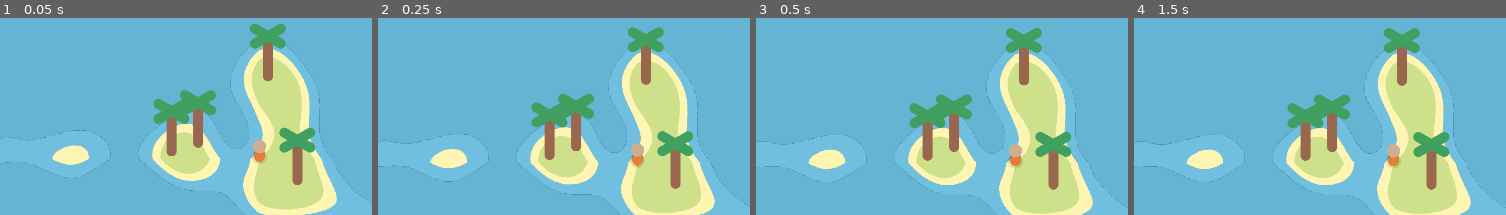
Above: before the commit, frames 1-4 (left to right).
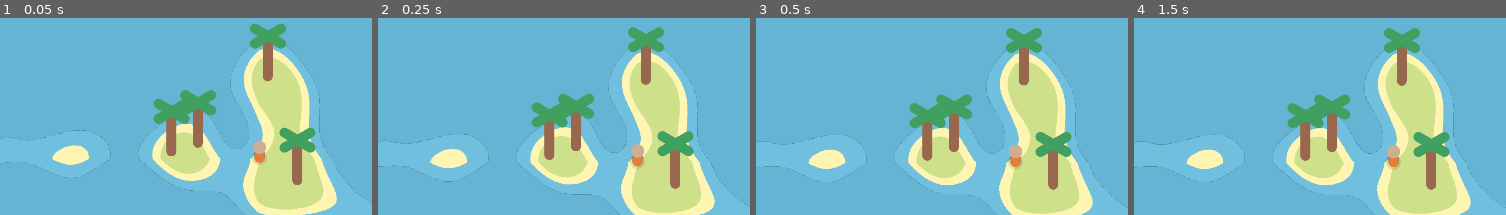
Above: after the commit, the same moments.

Repository: illogicalapple/archipelinaut
Game: Godot game, scene res://scenes/Main.tscn
Two runs of this game, one before a commit and one after it. Both use one fixed random seed, a clock stepped at 60 frames per second and the inputs below.
Inputs:
- Up to frame 1 (0.05 s): no input
- Up to frame 2 (0.25 s): no input
- Up to frame 3 (0.5 s): no input
- Up to frame 4 (1.5 s): click "123" at 0.5 s; click "123" at 1.25 s
The pictures show only the part of the screen within x 15-65%, y 15-65%; the shares and areas given below are measured in that part.

The runs differ from the first frame. In frame 1, 0.3% of the frame differs, in the area x 44-85%, y 4-85%; in frame 2, 0.3%, in the area x 41-85%, y 5-86%; in frame 3, 0.3%; in frame 4, 0.3%.

Commit message:
poisson sampling
that doesn't work

Diff:
--- a/global.gd
+++ b/autoload/global.gd
@@ -1,6 +1,6 @@
 extends Node
 
-var item_scene = preload("objects/item.tscn")
+var item_scene = preload("../objects/item.tscn")
 var air = {
 	"type": "air",
 	"amount": 1
--- /dev/null
+++ b/autoload/poisson.gd
@@ -0,0 +1,43 @@
+extends Node
+
+func generate(radius: float, region_size: Vector2, rng: RandomNumberGenerator, limit: int = 20):
+	var cell_size: float = radius / 1.41421
+	var grid := []
+	var points := []
+	var spawn_points := []
+	spawn_points.append(region_size / 2)
+	for i in range(ceil(region_size.x / cell_size)):
+		grid.append([])
+		for j in range(ceil(region_size.y / cell_size)):
+			grid[i].append(0)
+	while len(spawn_points) > 0:
+		var spawn_index: int = rng.randi_range(0, len(spawn_points) - 1)
+		var spawn_center: Vector2 = spawn_points[spawn_index]
+		var accepted: bool = false
+		for i in range(limit):
+			var angle: float = rng.randf() * 6.28319
+			var direction: Vector2 = Vector2(sin(angle), cos(angle))
+			var candidate: Vector2 = spawn_center + direction * rng.randf_range(radius, 2 * radius)
+			if is_valid(candidate, region_size, cell_size, radius, points, grid):
+				points.append(candidate)
+				spawn_points.append(candidate)
+				grid[floor(candidate.x / cell_size)][floor(candidate.y / cell_size)] = len(points)
+				accepted = true
+				break
+		if not accepted:
+			spawn_points.remove_at(spawn_index)
+	return points
+
+func is_valid(candidate: Vector2, region_size: Vector2, cell_size: float, radius: float, points: Array, grid: Array):
+	if candidate.x >= 0 and candidate.x < region_size.x and candidate.y >= 0 and candidate.y < region_size.y:
+		var cell: Vector2i = Vector2i(candidate / cell_size)
+		var search_start: Vector2i = Vector2i(max(0, cell.x - 2), max(0, cell.y - 2))
+		var search_end: Vector2i = Vector2i(min(cell.x + 2, len(grid) - 1), min(cell.y + 2, len(grid[0]) - 1))
+		for x in range(search_start.x, search_end.x):
+			for y in range(search_start.y, search_end.y):
+				var point_index: int = grid[x][y] - 1
+				if point_index != -1:
+					var square_distance: float = candidate.distance_squared_to(points[point_index])
+					if square_distance < radius * radius:
+						return false
+		return true
--- a/objects/item.gd
+++ b/objects/item.gd
@@ -3,7 +3,7 @@
 @export var item = "log"
 @export var amount = 1
 
-func _on_body_entered(body):
+func _on_body_entered(_body):
 	if global.pick_up(item, amount):
 		queue_free()
 
--- a/objects/tree/tree.svg
+++ b/objects/tree/tree.svg
@@ -1,5 +1,4 @@
-<svg width="96" height="139" viewBox="0 0 96 139" fill="none" xmlns="http://www.w3.org/2000/svg">
-<line x1="48" y1="127" x2="48" y2="31" stroke="#98674D" stroke-width="24" stroke-linecap="round"/>
-<line x1="16.3923" y1="48.6077" x2="78.7461" y2="12.6077" stroke="#40A060" stroke-width="24" stroke-linecap="round"/>
-<line x1="16.3923" y1="12.6077" x2="78.7461" y2="48.6077" stroke="#40A060" stroke-width="24" stroke-linecap="round"/>
+<svg width="87" height="139" viewBox="0 0 87 139" fill="none" xmlns="http://www.w3.org/2000/svg">
+<line x1="43" y1="127" x2="43" y2="31" stroke="#98674D" stroke-width="24" stroke-linecap="round"/>
+<path fill-rule="evenodd" clip-rule="evenodd" d="M18.3923 2.21541C12.6528 -1.0983 5.3137 0.868205 1.99999 6.60772C-1.31372 12.3472 0.652781 19.6863 6.39229 23L19.5692 30.6077L6.39229 38.2154C0.652781 41.5291 -1.31372 48.8682 1.99999 54.6077C5.3137 60.3472 12.6528 62.3137 18.3923 59L43.5692 44.4641L68.7461 59C74.4856 62.3137 81.8247 60.3472 85.1384 54.6077C88.4521 48.8682 86.4856 41.5291 80.7461 38.2154L67.5692 30.6077L80.7461 23C86.4856 19.6863 88.4521 12.3472 85.1384 6.60772C81.8247 0.868207 74.4856 -1.0983 68.7461 2.21541L43.5692 16.7513L18.3923 2.21541Z" fill="#40A060"/>
 </svg>
--- a/objects/tree/tree.tscn
+++ b/objects/tree/tree.tscn
@@ -14,6 +14,7 @@
 height = 92.55
 
 [node name="Tree" type="Area2D"]
+position = Vector2(0, -3)
 collision_layer = 8
 collision_mask = 0
 script = ExtResource("1_1c5pm")
--- a/player/Player.tscn
+++ b/player/Player.tscn
@@ -19,6 +19,7 @@
 land_texture = ExtResource("1")
 
 [node name="Sprite" type="Sprite2D" parent="."]
+position = Vector2(0, 2)
 texture = ExtResource("1")
 
 [node name="CollisionShape2D" type="CollisionShape2D" parent="."]
@@ -27,6 +28,7 @@
 shape = SubResource("1")
 
 [node name="Hurtbox" type="Area2D" parent="."]
+position = Vector2(0, 2)
 collision_layer = 4
 
 [node name="CollisionShape2D" type="CollisionShape2D" parent="Hurtbox"]
--- a/project.godot
+++ b/project.godot
@@ -17,14 +17,15 @@
 
 [autoload]
 
-global="*res://global.gd"
+global="*res://autoload/global.gd"
+poisson="*res://autoload/poisson.gd"
 
 [display]
 
 window/size/viewport_width=1920
 window/size/viewport_height=1080
 window/size/mode=3
-window/vsync/vsync_mode=0
+window/vsync/vsync_mode=2
 window/size/width=1920
 window/size/height=1080
 window/size/fullscreen=true
--- /dev/null
+++ b/scenes/poisson_TESTING.gd
@@ -0,0 +1,10 @@
+extends Node
+
+func _ready():
+	var screen_size = get_viewport().get_visible_rect().size
+	var rng = RandomNumberGenerator.new()
+	rng.randomize()
+	var points = poisson.generate(100, screen_size / 2, rng, 30)
+	for point in points:
+		global.drop("log", 1, point)
+	print(screen_size)
--- /dev/null
+++ b/scenes/poisson_TESTING.tscn
@@ -0,0 +1,9 @@
+[gd_scene load_steps=2 format=3 uid="uid://8ykoobxh7vm1"]
+
+[ext_resource type="Script" path="res://scenes/poisson_TESTING.gd" id="1_e06ms"]
+
+[node name="Root" type="Node"]
+script = ExtResource("1_e06ms")
+
+[node name="Things" type="Node2D" parent="."]
+position = Vector2(520, 256)
--- a/ui/GUI.gd
+++ b/ui/GUI.gd
@@ -1,6 +1,6 @@
 extends CanvasLayer
 
-var elapsed_time: float = 0
+var elapsead_time: float = 0
 var outer_done: bool = false
 var anim_done: bool = false
 var characters: int = 0
--- a/ui/inventory/hotbar_slot.gd
+++ b/ui/inventory/hotbar_slot.gd
@@ -34,22 +34,13 @@
 
 func _process(_delta):
 	item = global.inventory[id].type
-	$About/Name.text = global.inventory[id].type
 	if not item_moving:
 		if global.inventory[id].type == "air":
 			$Amount.hide()
 		else:
 			$Amount.show()
 			$Amount.text = str(global.inventory[id].amount)
-	if $About.visible:
-		$About.position = get_local_mouse_position()
 
 func set_item_moving(new_item_moving):
 	if new_item_moving: inventory.id_moving = id
 	item_moving = new_item_moving
-
-func _on_mouse_entered():
-	if not item == "air": $About.show()
-
-func _on_mouse_exited():
-	$About.hide()
--- a/ui/inventory/hotbar_slot.tscn
+++ b/ui/inventory/hotbar_slot.tscn
@@ -1,18 +1,9 @@
-[gd_scene load_steps=7 format=3 uid="uid://c3sk6lwmmxpa"]
+[gd_scene load_steps=5 format=3 uid="uid://c3sk6lwmmxpa"]
 
 [ext_resource type="Texture2D" uid="uid://cb0roq0qd2ve3" path="res://ui/inventory/hotbar_square.svg" id="1_ltmi5"]
 [ext_resource type="Script" path="res://ui/inventory/hotbar_slot.gd" id="2_hfkkw"]
 [ext_resource type="Texture2D" uid="uid://djecqkcud0b4s" path="res://textures/items/air.svg" id="3_07rl8"]
 [ext_resource type="Texture2D" uid="uid://dh2yt4tepgk4d" path="res://ui/inventory/selected.svg" id="4_xayrr"]
-[ext_resource type="Theme" uid="uid://da5e7jd6lyoxp" path="res://fonts/theme.tres" id="5_vgdr1"]
-
-[sub_resource type="StyleBoxFlat" id="StyleBoxFlat_l8x3v"]
-bg_color = Color(0, 0, 0, 1)
-border_color = Color(0.705882, 0.878431, 0, 1)
-corner_radius_top_left = 5
-corner_radius_top_right = 5
-corner_radius_bottom_right = 5
-corner_radius_bottom_left = 5
 
 [node name="HotbarSlot" type="TextureButton"]
 keep_pressed_outside = true
@@ -56,23 +47,4 @@
 offset_bottom = 40.0
 texture = ExtResource("4_xayrr")
 
-[node name="About" type="Panel" parent="."]
-visible = false
-offset_left = 116.0
-offset_top = 73.0
-offset_right = 254.0
-offset_bottom = 137.0
-theme = ExtResource("5_vgdr1")
-theme_override_styles/panel = SubResource("StyleBoxFlat_l8x3v")
-
-[node name="Name" type="Label" parent="About"]
-offset_left = 16.0
-offset_top = 16.0
-offset_right = 56.0
-offset_bottom = 42.0
-theme_override_font_sizes/font_size = 16
-text = "log"
-
-[connection signal="mouse_entered" from="." to="." method="_on_mouse_entered"]
-[connection signal="mouse_exited" from="." to="." method="_on_mouse_exited"]
 [connection signal="pressed" from="." to="." method="_on_pressed"]
--- a/ui/inventory/inventory.tscn
+++ b/ui/inventory/inventory.tscn
@@ -13,107 +13,157 @@
 
 [node name="Inventory" type="VBoxContainer" parent="."]
 layout_direction = 2
-layout_mode = 0
 offset_right = 535.0
 offset_bottom = 424.0
 theme_override_constants/separation = 40
 script = ExtResource("1_udjei")
 
 [node name="Hotbar" type="HBoxContainer" parent="Inventory"]
-layout_mode = 2
+offset_right = 535.0
+offset_bottom = 75.0
 theme_override_constants/separation = 40
 
 [node name="Slot0" parent="Inventory/Hotbar" instance=ExtResource("2_vuq42")]
-layout_mode = 2
+offset_right = 75.0
+offset_bottom = 75.0
 hotbar_item = true
 
 [node name="Slot1" parent="Inventory/Hotbar" instance=ExtResource("2_vuq42")]
-layout_mode = 2
+offset_left = 115.0
+offset_right = 190.0
+offset_bottom = 75.0
 id = 1
 hotbar_item = true
 
 [node name="Slot2" parent="Inventory/Hotbar" instance=ExtResource("2_vuq42")]
-layout_mode = 2
+offset_left = 230.0
+offset_right = 305.0
+offset_bottom = 75.0
 id = 2
 hotbar_item = true
 
 [node name="Slot3" parent="Inventory/Hotbar" instance=ExtResource("2_vuq42")]
-layout_mode = 2
+offset_left = 345.0
+offset_right = 420.0
+offset_bottom = 75.0
 id = 3
 hotbar_item = true
 
 [node name="Slot4" parent="Inventory/Hotbar" instance=ExtResource("2_vuq42")]
-layout_mode = 2
+offset_left = 460.0
+offset_right = 535.0
+offset_bottom = 75.0
 id = 4
 hotbar_item = true
 
 [node name="HSeparator" type="HSeparator" parent="Inventory"]
-layout_mode = 2
+offset_top = 115.0
+offset_right = 535.0
+offset_bottom = 119.0
 theme_override_styles/separator = SubResource("StyleBoxFlat_7u3vl")
 
 [node name="Inventory" type="GridContainer" parent="Inventory"]
 visible = false
-layout_mode = 2
+offset_top = 159.0
+offset_right = 535.0
+offset_bottom = 424.0
 theme_override_constants/h_separation = 40
 theme_override_constants/v_separation = 20
 columns = 5
 
 [node name="Slot5" parent="Inventory/Inventory" instance=ExtResource("2_vuq42")]
-layout_mode = 2
+offset_right = 75.0
+offset_bottom = 75.0
 id = 5
 
 [node name="Slot6" parent="Inventory/Inventory" instance=ExtResource("2_vuq42")]
-layout_mode = 2
+offset_left = 115.0
+offset_right = 190.0
+offset_bottom = 75.0
 id = 6
 
 [node name="Slot7" parent="Inventory/Inventory" instance=ExtResource("2_vuq42")]
-layout_mode = 2
+offset_left = 230.0
+offset_right = 305.0
+offset_bottom = 75.0
 id = 7
 
 [node name="Slot8" parent="Inventory/Inventory" instance=ExtResource("2_vuq42")]
-layout_mode = 2
+offset_left = 345.0
+offset_right = 420.0
+offset_bottom = 75.0
 id = 8
 
 [node name="Slot9" parent="Inventory/Inventory" instance=ExtResource("2_vuq42")]
-layout_mode = 2
+offset_left = 460.0
+offset_right = 535.0
+offset_bottom = 75.0
 id = 9
 
 [node name="Slot10" parent="Inventory/Inventory" instance=ExtResource("2_vuq42")]
-layout_mode = 2
+offset_top = 95.0
+offset_right = 75.0
+offset_bottom = 170.0
 id = 10
 
 [node name="Slot11" parent="Inventory/Inventory" instance=ExtResource("2_vuq42")]
-layout_mode = 2
+offset_left = 115.0
+offset_top = 95.0
+offset_right = 190.0
+offset_bottom = 170.0
 id = 11
 
 [node name="Slot12" parent="Inventory/Inventory" instance=ExtResource("2_vuq42")]
-layout_mode = 2
+offset_left = 230.0
+offset_top = 95.0
+offset_right = 305.0
+offset_bottom = 170.0
 id = 12
 
 [node name="Slot13" parent="Inventory/Inventory" instance=ExtResource("2_vuq42")]
-layout_mode = 2
+offset_left = 345.0
+offset_top = 95.0
+offset_right = 420.0
+offset_bottom = 170.0
 id = 13
 
 [node name="Slot14" parent="Inventory/Inventory" instance=ExtResource("2_vuq42")]
-layout_mode = 2
+offset_left = 460.0
+offset_top = 95.0
+offset_right = 535.0
+offset_bottom = 170.0
 id = 14
 
 [node name="Slot15" parent="Inventory/Inventory" instance=ExtResource("2_vuq42")]
-layout_mode = 2
+offset_top = 190.0
+offset_right = 75.0
+offset_bottom = 265.0
 id = 15
 
 [node name="Slot16" parent="Inventory/Inventory" instance=ExtResource("2_vuq42")]
-layout_mode = 2
+offset_left = 115.0
+offset_top = 190.0
+offset_right = 190.0
+offset_bottom = 265.0
 id = 16
 
 [node name="Slot17" parent="Inventory/Inventory" instance=ExtResource("2_vuq42")]
-layout_mode = 2
+offset_left = 230.0
+offset_top = 190.0
+offset_right = 305.0
+offset_bottom = 265.0
 id = 17
 
 [node name="Slot18" parent="Inventory/Inventory" instance=ExtResource("2_vuq42")]
-layout_mode = 2
+offset_left = 345.0
+offset_top = 190.0
+offset_right = 420.0
+offset_bottom = 265.0
 id = 18
 
 [node name="Slot19" parent="Inventory/Inventory" instance=ExtResource("2_vuq42")]
-layout_mode = 2
+offset_left = 460.0
+offset_top = 190.0
+offset_right = 535.0
+offset_bottom = 265.0
 id = 19
Not shown: 2 places in objects/item.tscn that only renumber resources
